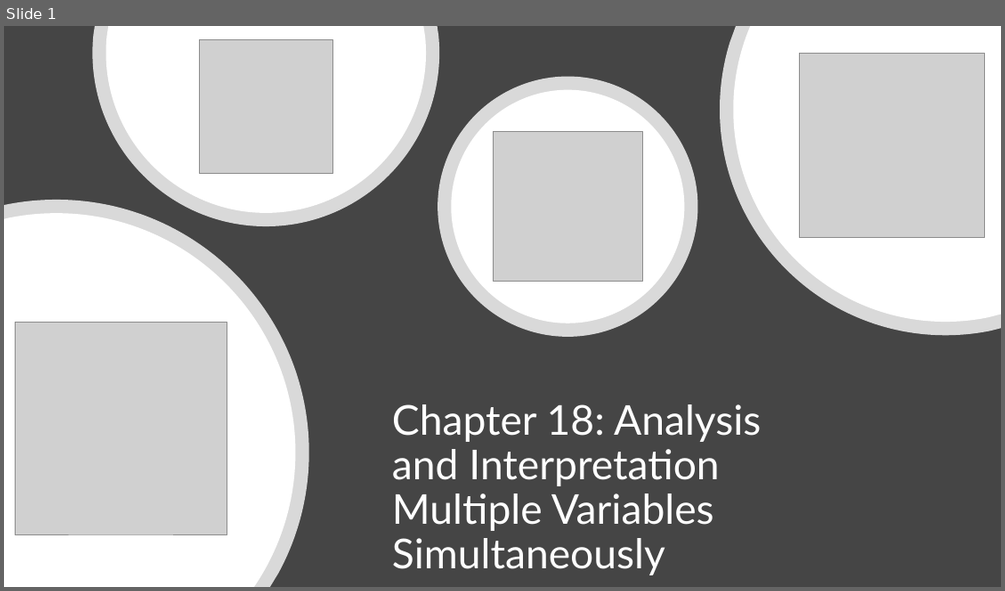
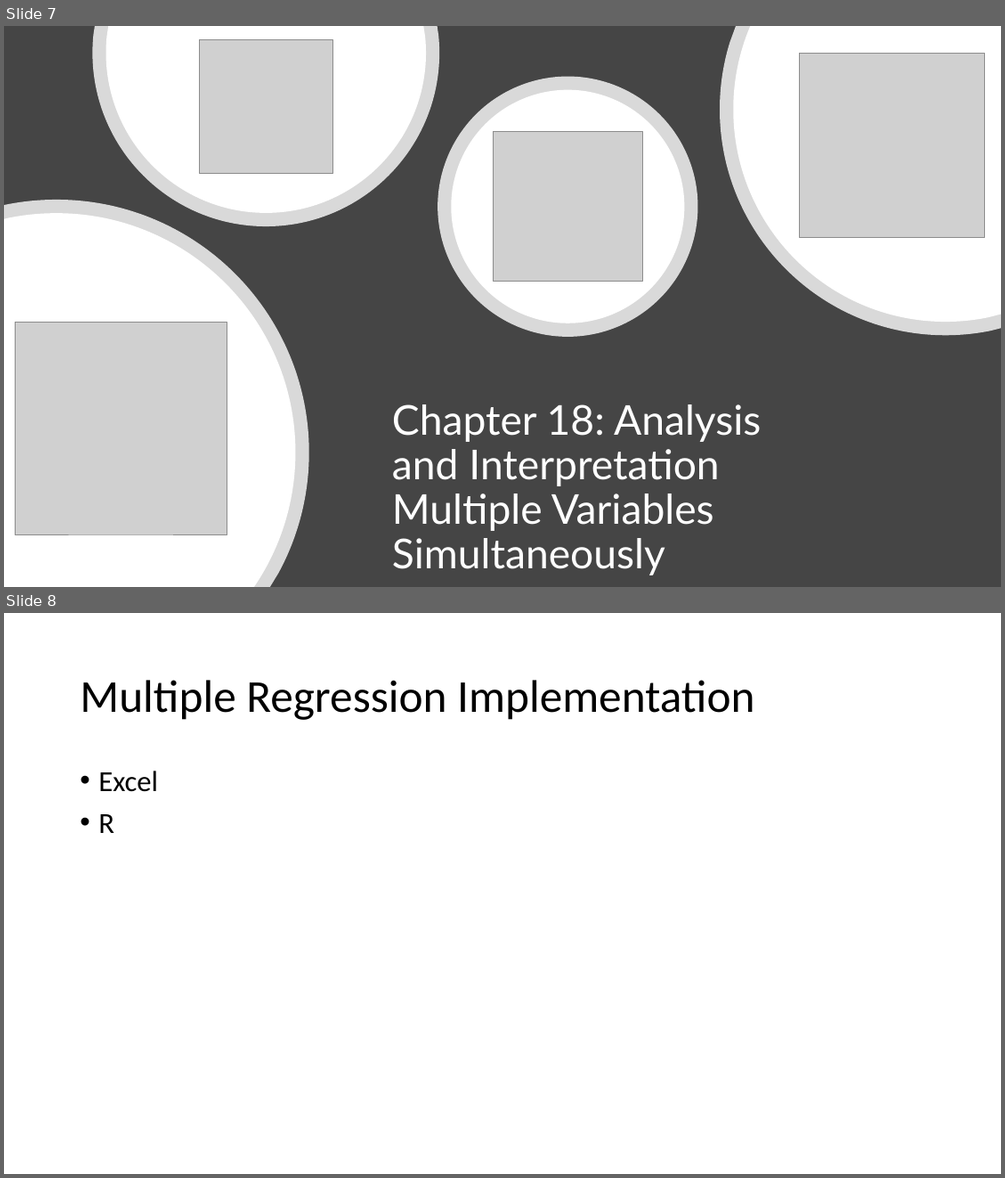
Before and after one commit to mikenguyen13/mar4050, a slide deck: lectures/12/2_Analysis and Interpretation Multiple Variables Simultaneously.pptx. Shown one above the other, each under a label of ours: slide 1 before the commit, slides 7 and 8 after it. The pictures are 1005x591 and 1005x1178 pixels, drawn with LibreOffice and Linux fonts; fonts in the diff are those of the drawing; grey boxes stand for pictures. Boxes give left, top, right and bottom in pixels: in the first picture for what was removed or moved away, otherwise in the second. Text is boxed around its words. In the diff, an @@ line names an element or a change of style, - is before the commit and + after.

```diff
--- a/lectures/12/2_Analysis and Interpretation Multiple Variables Simultaneously.pptx
+++ b/lectures/12/2_Analysis and Interpretation Multiple Variables Simultaneously.pptx
@@ slide 8 added at [4, 613, 1001, 1174], background #FFFFFF @@
@@ title added at [80, 680, 754, 720], 44 pt, text #000000 @@
+Multiple Regression Implementation
@@ text added at [98, 771, 158, 833], 28 pt, text #000000 @@
+• Excel
+• R
@@ what was slide 1 is now slide 7 @@
```
Also in this commit, not shown: 26 slides changed, 7 other slides added, 5 other files.
